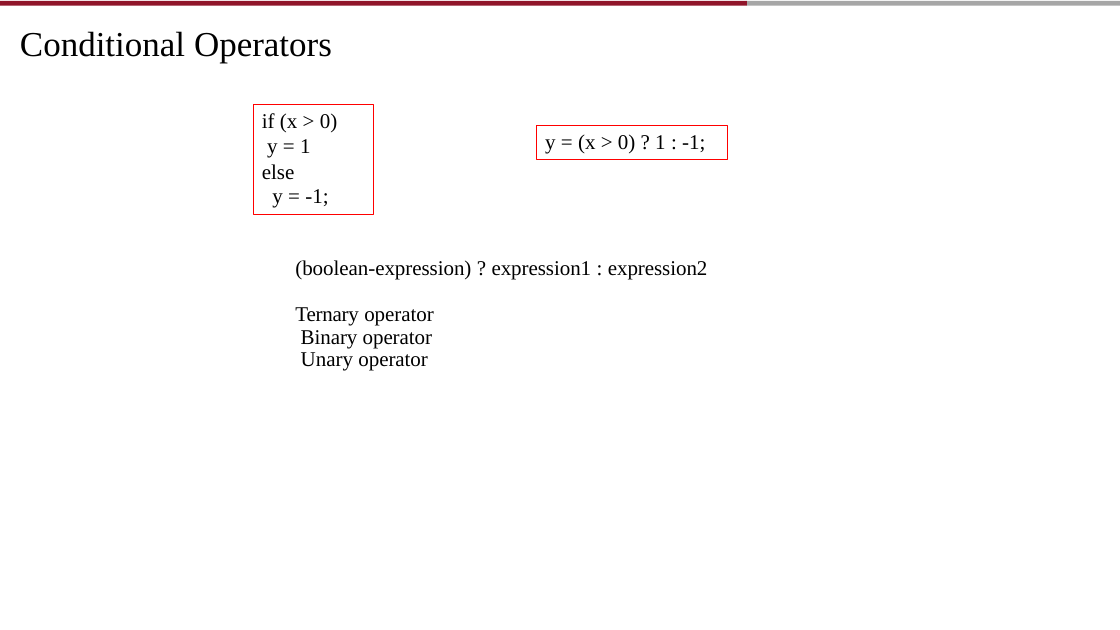
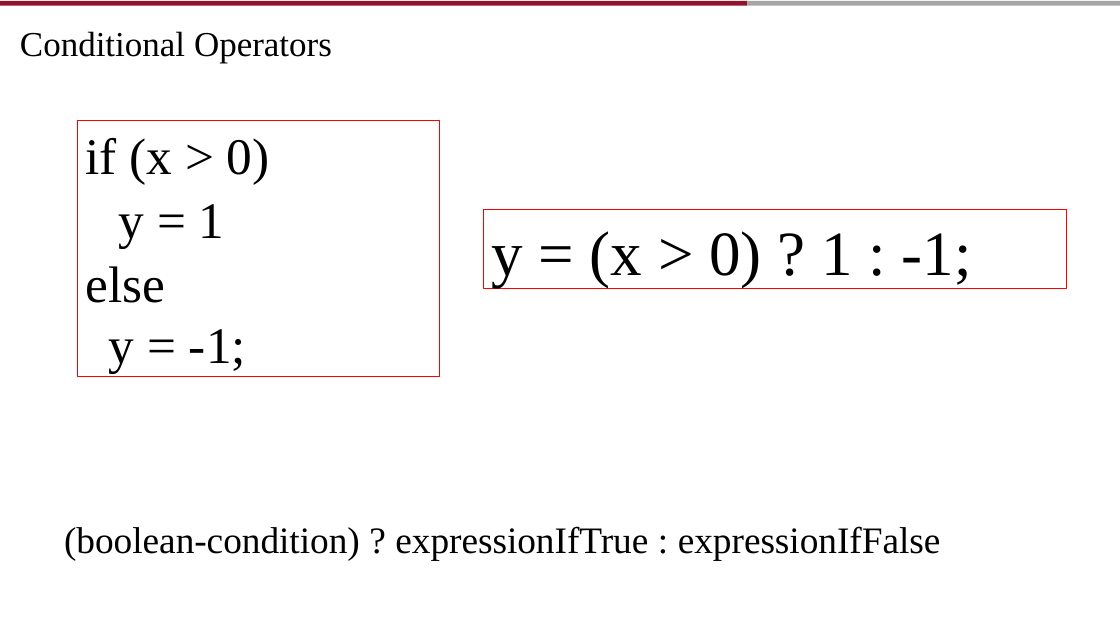
Before and after one commit to AughdonBreslin/CS501IntroToJava, a slide deck: slide 53 of Lectures/2_Elementary_Programming.pptx (slide 50 before the commit). Drawn at 1120x630 pixels with LibreOffice and Linux fonts; fonts in the diff are those of the drawing; background and template pictures are left out. Boxes give left, top, right and bottom in pixels: in the first picture for what was removed or moved away, otherwise in the second. Text is boxed around its words. In the diff, an @@ line names an element or a change of style, - is before the commit and + after.

```diff
--- a/Lectures/2_Elementary_Programming.pptx
+++ b/Lectures/2_Elementary_Programming.pptx
@@ rectangle "if (x > 0)": place and size @@
-rectangle "if (x > 0)" at <box>254,104,374,214</box>
+rectangle "if (x > 0)" at <box>77,121,439,377</box>
@@ text in rectangle at <box>85,138,270,303</box>: text changed; size 18 to 44 pt @@
-if (x > 0) y = 1 else
+if (x > 0)
+y = 1
+else
@@ rectangle "y = (x > 0) ...": place and size @@
-rectangle "y = (x > 0) ..." at <box>537,125,728,159</box>
+rectangle "y = (x > 0) ..." at <box>483,209,1066,289</box>
@@ rectangle "y = (x > 0) ..." at <box>483,209,1066,289</box>: size 18 to 54 pt @@
@@ text in rectangle at <box>109,329,246,374</box>: size 18 to 44 pt in "y = -1;"; line spacing 20.9pt to 1 @@
@@ text at <box>64,526,941,561</box>: text changed; size 18 to 32 pt @@
-(boolean-expression) ? expression1 : expression2
-Ternary operator Binary operator Unary operator
+(boolean-condition) ? expressionIfTrue : expressionIfFalse
```
Also in this commit, not shown: 21 other slides changed, 7 slides added, 2 slides removed, 6 other files.
